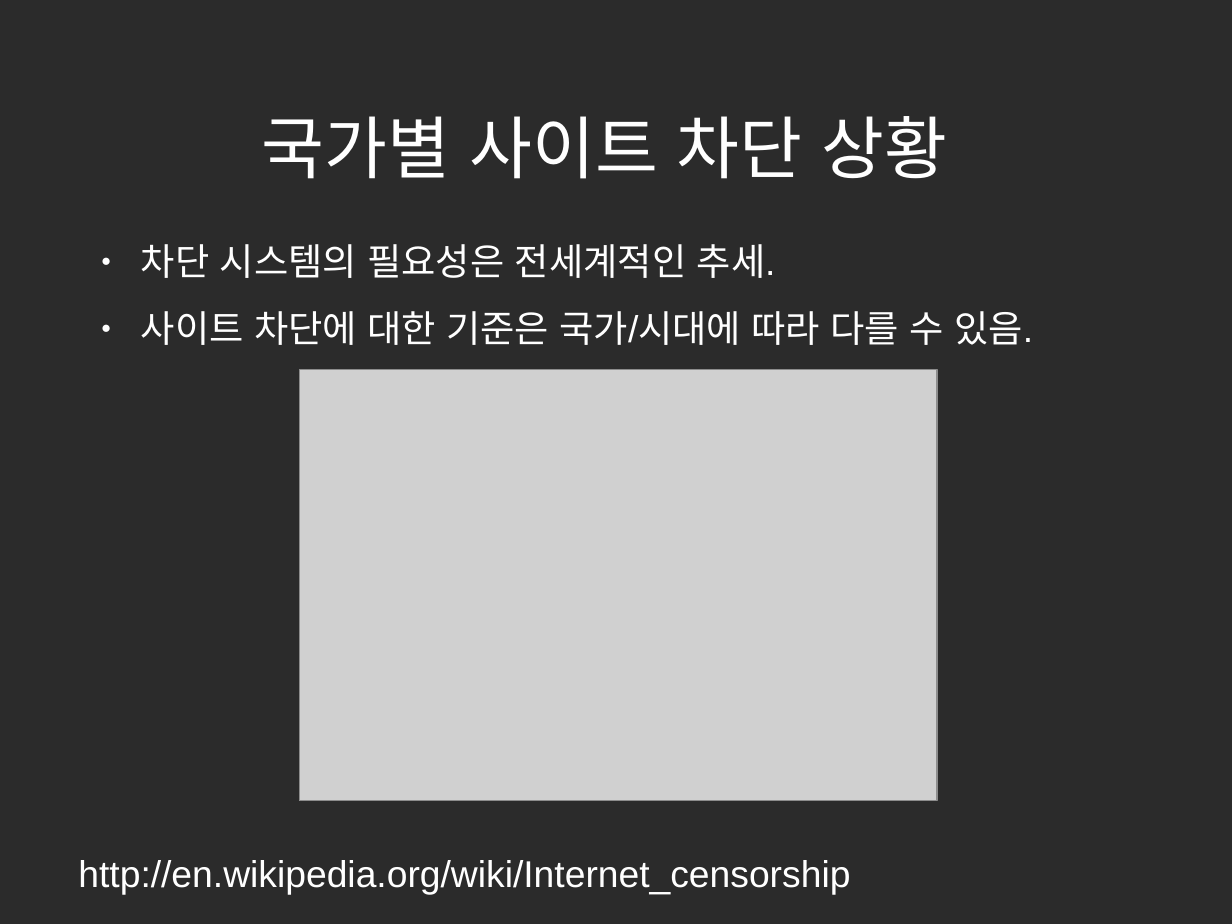
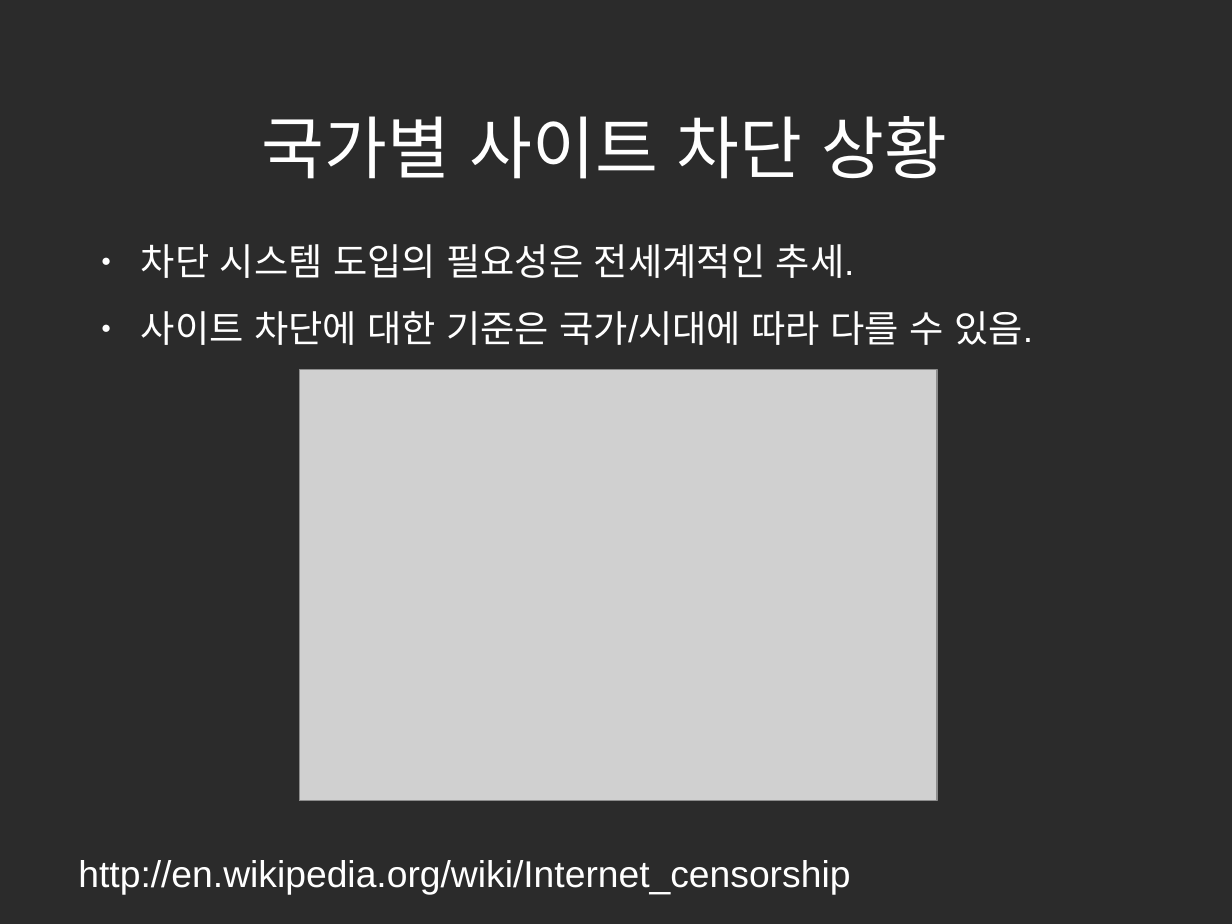
Before and after one commit to gilgil1973/su, a slide deck: slide 13 of doc/presentation/site_unblocker_presentation_kr.odp. Drawn at 1232x924 pixels with LibreOffice and Linux fonts; fonts in the diff are those of the drawing; grey boxes stand for pictures; background and template pictures are left out; a plain dark background stands for a picture behind light text. Boxes give left, top, right and bottom in pixels: in the first picture for what was removed or moved away, otherwise in the second. Text is boxed around its words. In the diff, an @@ line names an element or a change of style, - is before the commit and + after.

```diff
--- a/doc/presentation/site_unblocker_presentation_kr.odp
+++ b/doc/presentation/site_unblocker_presentation_kr.odp
@@ text at (141, 244, 855, 278): text changed @@
-● 차단 시스템의 필요성은 전세계적인 추세.
+● 차단 시스템 도입의 필요성은 전세계적인 추세.
```
Also in this commit, not shown: 5 other slides changed.
